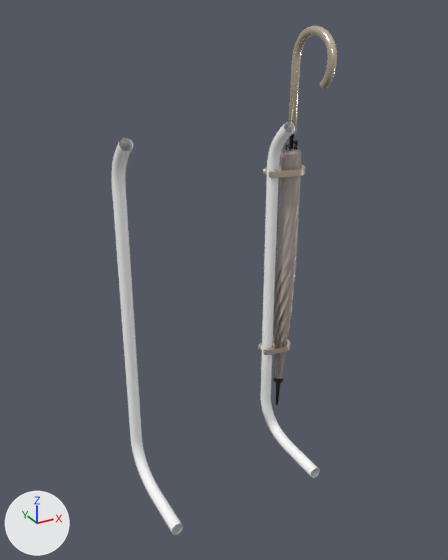
Before and after pictures for a commit that changed the glTF model newweb/models/umbrella.glb.
The view is the same before and after, from a camera (50 mm lens) standing at (-0.485, -0.869, 0.98) and looking at (0.009, 0.028, 0.532). Every picture has the same lights, and +X, +Y and +Z are marked at lower left. Vertices at the same position are counted once.

Names of what the first picture shows: 'back_bar', 'ub'.
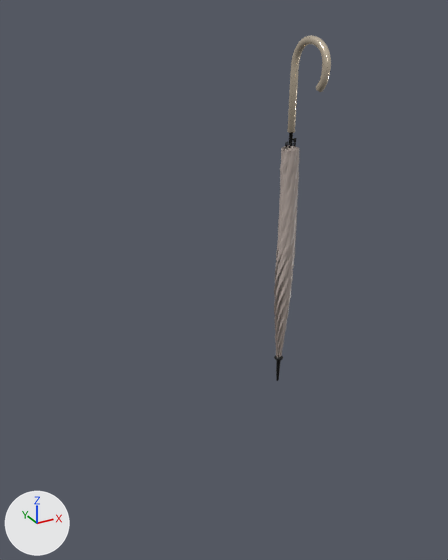
Location of each change, (x1, y1, x2, y2) in pixels of the pictures (448 x 560 px; the box of a moved part takes in the faces that stretch with it):
'back_bar', deleted
    before: (111, 122, 320, 534)
'ub', reshaped (28% narrower, 9% shorter)
    before: (258, 26, 337, 405)
    after: (274, 35, 331, 381)
part 1 of me_cube_118, deleted
    before: (273, 377, 283, 405)
part 2 of me_cube_118, moved or reshaped
    before: (258, 26, 337, 380)
    after: (274, 35, 331, 381)

Diff of the bpy script that builds the scene:
```diff
--- a/newweb/models/umbrella.glb.py
+++ b/newweb/models/umbrella.glb.py
@@ me_cube_118 @@
 # used by ob_ub; location = (0.0, 0.0, 0.0)
-me_cube_118.from_pydata(...)  # 41434 vertices, 82696 faces; spans x 0.137..0.221, y -0.009..0.127, z 0.163..0.952
+me_cube_118.from_pydata(...)  # 34266 vertices, 68360 faces; spans x 0.167..0.209, y 0.002..0.117, z 0.226..0.937
+# me_cube_118 part 1: the loose piece of 84 vertices spanning x 0.173..0.195, y 0.088..0.109, z 0.163..0.231 is deleted
+# me_cube_118 part 2: 718 vertices moved within x 0.168..0.207, y 0.01..0.115, z 0.226..0.876; 39272 vertices removed from x 0.137..0.221, y -0.009..0.127, z 0.226..0.952; 32042 vertices added at x 0.167..0.209, y 0.002..0.117, z 0.226..0.937
 me_cube_118.materials.append(mat_rose_bar)
@@ ob_back_bar @@
-ob_back_bar = bpy.data.objects.new('back_bar', me_cube_117)
-ob_back_bar.location = (0.0, 0.0, 0.0)
```
